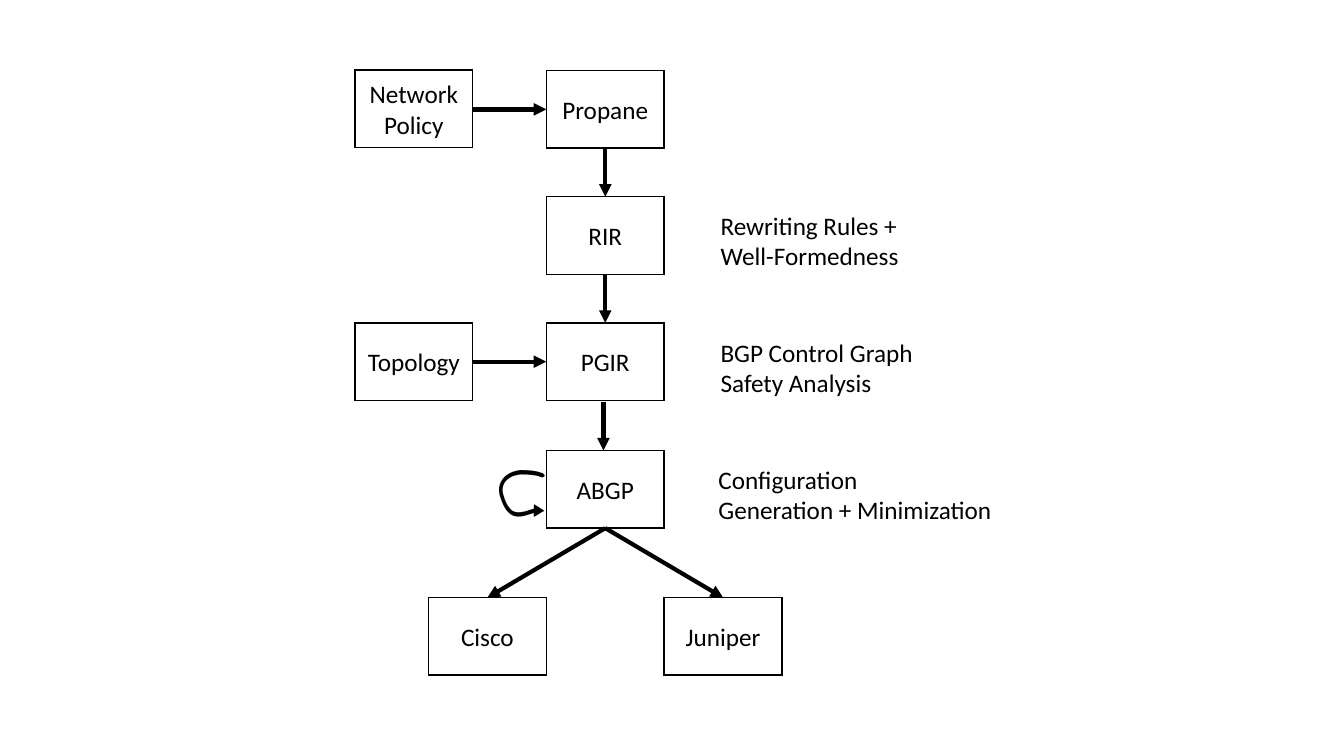
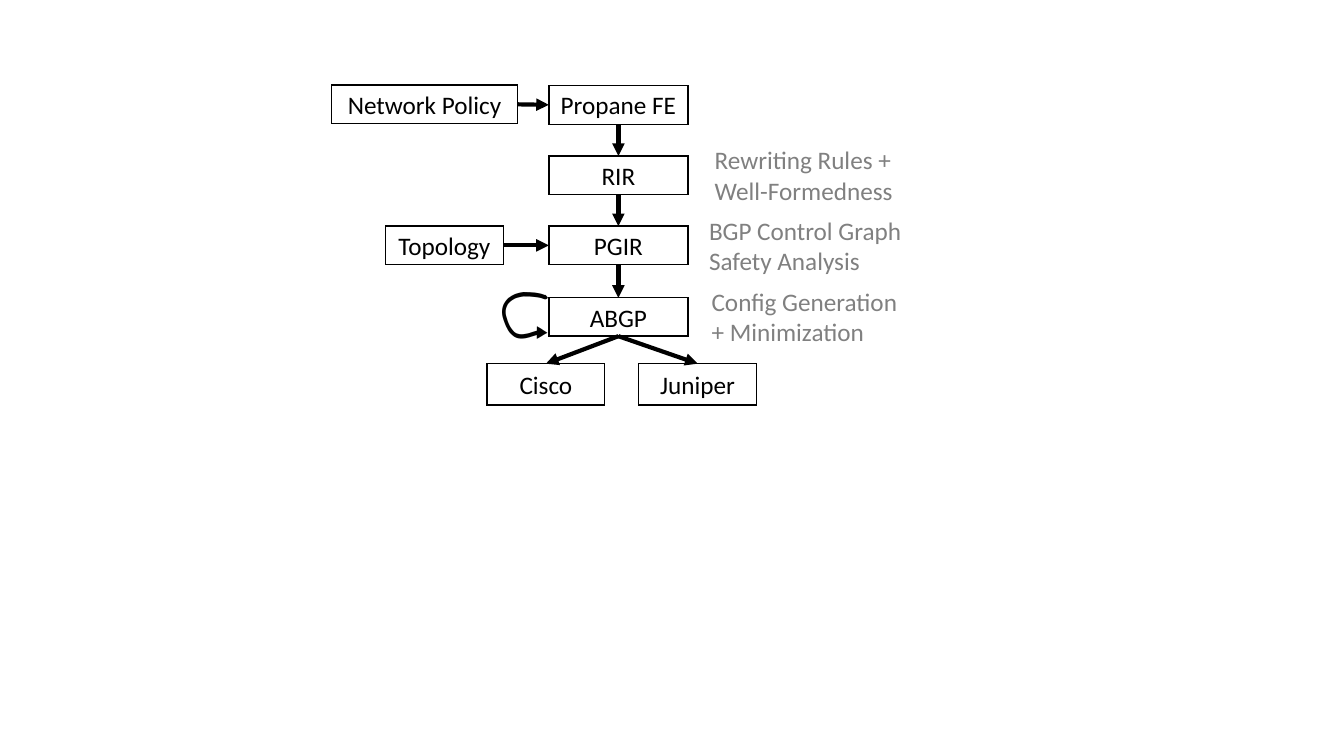
Before and after one commit to rabeckett/propane, a slide deck: slide 1 of paper/figures/pipeline.pptx. Drawn at 1344x756 pixels with LibreOffice and Linux fonts; fonts in the diff are those of the drawing. Boxes give left, top, right and bottom in pixels: in the first picture for what was removed or moved away, otherwise in the second. Text is boxed around its words. In the diff, an @@ line names an element or a change of style, - is before the commit and + after.

```diff
--- a/paper/figures/pipeline.pptx
+++ b/paper/figures/pipeline.pptx
@@ rectangle "Network Policy": place and size @@
-rectangle "Network Policy" at <box>355,71,473,148</box>
+rectangle "Network Policy" at <box>332,85,517,123</box>
@@ rectangle "Propane FE": place and size @@
-rectangle "Propane FE" at <box>546,71,664,148</box>
+rectangle "Propane FE" at <box>549,86,689,124</box>
@@ arrow moved from (473, 110) - (546, 110) to (517, 105) - (549, 105) @@
@@ text in rectangle at <box>561,97,676,118</box>: text changed @@
-Propane
+Propane FE
@@ arrow moved from (605, 148) - (605, 197) to (619, 124) - (619, 156) @@
@@ text "Rewriting Rules +": place and size @@
-text "Rewriting Rules +" at <box>721,217,899,266</box>
+text "Rewriting Rules +" at <box>715,151,893,200</box>
@@ text "Rewriting Rules +" at <box>715,151,893,200</box>: text colour #000000 to #808080 @@
@@ rectangle "RIR": place and size @@
-rectangle "RIR" at <box>546,197,664,274</box>
+rectangle "RIR" at <box>549,156,689,195</box>
@@ arrow moved from (605, 274) - (605, 323) to (619, 195) - (619, 226) @@
@@ rectangle "Topology": place and size @@
-rectangle "Topology" at <box>355,323,473,400</box>
+rectangle "Topology" at <box>385,226,503,264</box>
@@ rectangle "PGIR": place and size @@
-rectangle "PGIR" at <box>546,323,664,400</box>
+rectangle "PGIR" at <box>549,226,689,264</box>
@@ text "BGP Control Graph" at <box>709,222,901,274</box>: text colour #000000 to #808080 @@
@@ text "BGP Control Graph": place and size @@
-text "BGP Control Graph" at <box>721,344,913,396</box>
+text "BGP Control Graph" at <box>709,222,901,274</box>
@@ arrow moved from (473, 362) - (546, 362) to (503, 245) - (549, 245) @@
@@ arrow moved from (604, 402) - (604, 451) to (619, 264) - (619, 297) @@
@@ freeform shape: place and size @@
-freeform shape at <box>497,473,549,511</box>
+freeform shape at <box>499,294,552,333</box>
@@ rectangle "ABGP": place and size @@
-rectangle "ABGP" at <box>546,451,664,528</box>
+rectangle "ABGP" at <box>549,297,689,336</box>
@@ text at <box>712,293,897,341</box>: text changed; text colour #000000 to #808080 @@
-Configuration
-Generation + Minimization
+Config Generation
++ Minimization
@@ arrow moved from (605, 528) - (488, 598) to (619, 337) - (546, 364) @@
@@ arrow moved from (605, 528) - (723, 598) to (619, 337) - (698, 364) @@
@@ rectangle "Cisco": place and size @@
-rectangle "Cisco" at <box>429,598,546,676</box>
+rectangle "Cisco" at <box>487,364,605,405</box>
@@ rectangle "Juniper": place and size @@
-rectangle "Juniper" at <box>664,598,782,676</box>
+rectangle "Juniper" at <box>639,364,757,405</box>
```
Also in this commit, not shown: 1 other file.
